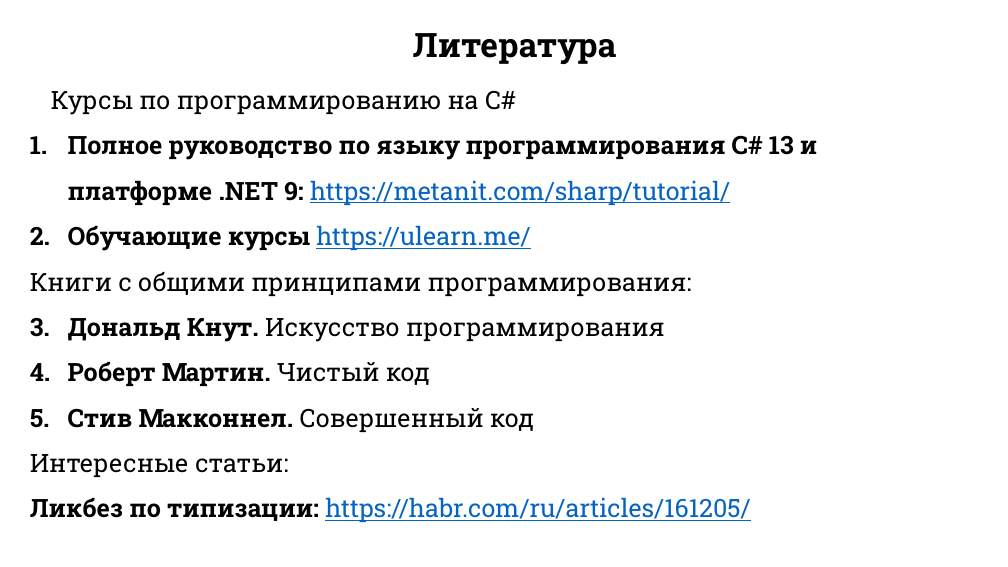
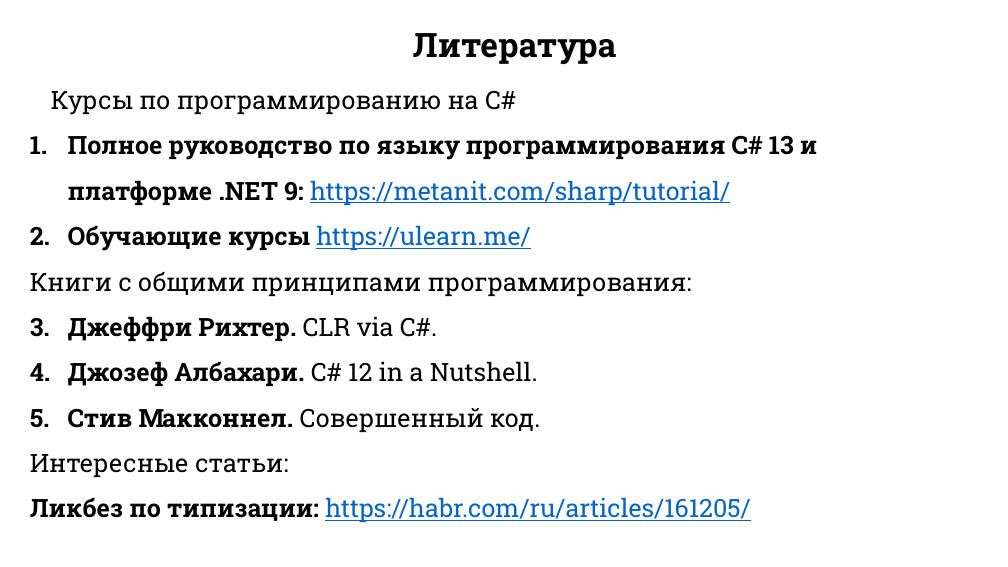
Before and after one commit to DaniilKlyukin/ITiP-1, a slide deck: slide 4 of Лекции/ИТиП лек 1.pptx. Drawn at 1008x567 pixels with LibreOffice and Linux fonts; fonts in the diff are those of the drawing. Boxes give left, top, right and bottom in pixels: in the first picture for what was removed or moved away, otherwise in the second. Text is boxed around its words. In the diff, an @@ line names an element or a change of style, - is before the commit and + after.

```diff
--- a/Лекции/ИТиП лек 1.pptx
+++ b/Лекции/ИТиП лек 1.pptx
@@ text at box(68, 316, 540, 432): text changed; bold on @@
-1. Дональд Кнут. Искусство программирования
-2. Роберт Мартин. Чистый код
-3. Стив Макконнел. Совершенный код
+1. Джеффри Рихтер. CLR via C#.
+2. Джозеф Албахари. C# 12 in a Nutshell.
+3. Стив Макконнел. Совершенный код.
```
Also in this commit, not shown: 12 other slides changed, 13 slides added, 12 other files.
